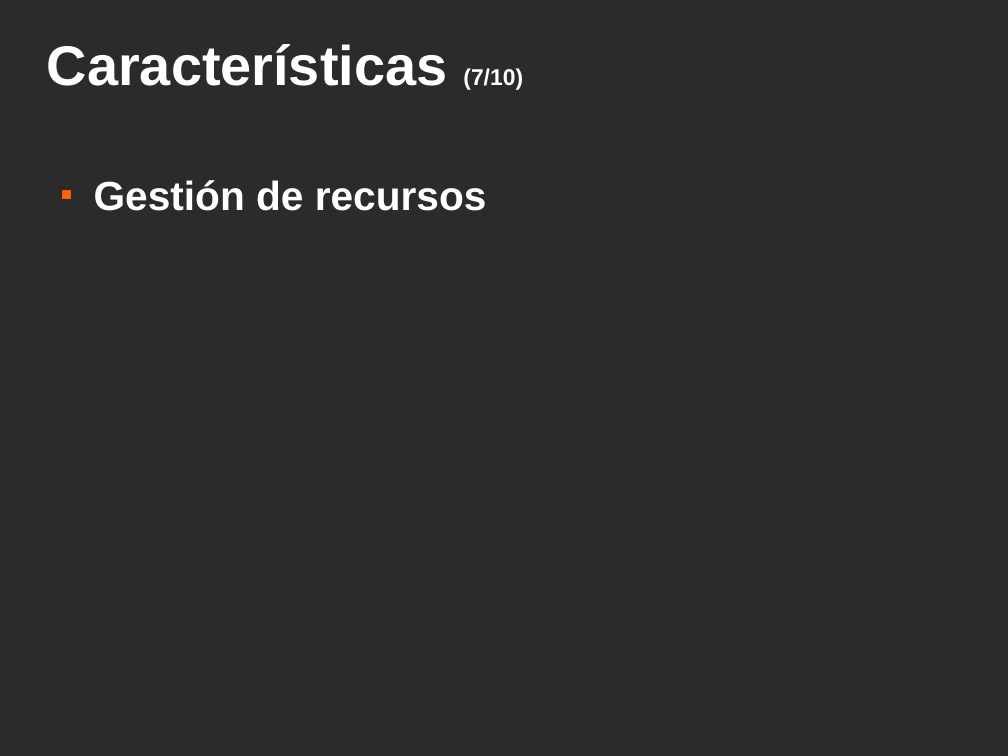
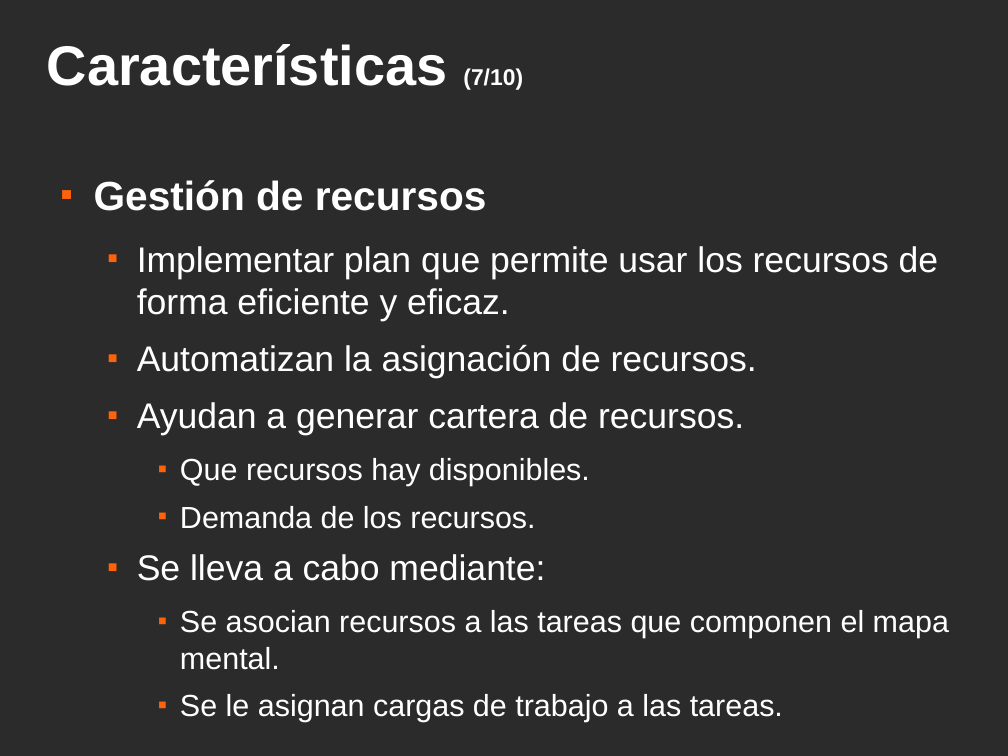
Before and after one commit to srug86/trabajos5oesi.sistcolab, a slide deck: slide 11 of slices/slices.odp. Drawn at 1008x756 pixels with LibreOffice and Linux fonts; fonts in the diff are those of the drawing; background and template pictures are left out; a plain dark background stands for a picture behind light text. Boxes give left, top, right and bottom in pixels: in the first picture for what was removed or moved away, otherwise in the second. Text is boxed around its words. In the diff, an @@ line names an element or a change of style, - is before the commit and + after.

```diff
--- a/slices/slices.odp
+++ b/slices/slices.odp
@@ text at (137, 246, 949, 722): paragraphs added @@
+  ■ Implementar plan que permite usar los recursos de forma eficiente y eficaz.
+  ■ Automatizan la asignación de recursos.
+  ■ Ayudan a generar cartera de recursos.
+    ■ Que recursos hay disponibles.
+    ■ Demanda de los recursos.
+  ■ Se lleva a cabo mediante:
+    ■ Se asocian recursos a las tareas que componen el mapa mental.
+    ■ Se le asignan cargas de trabajo a las tareas.
```
Also in this commit, not shown: 2 other slides changed.
